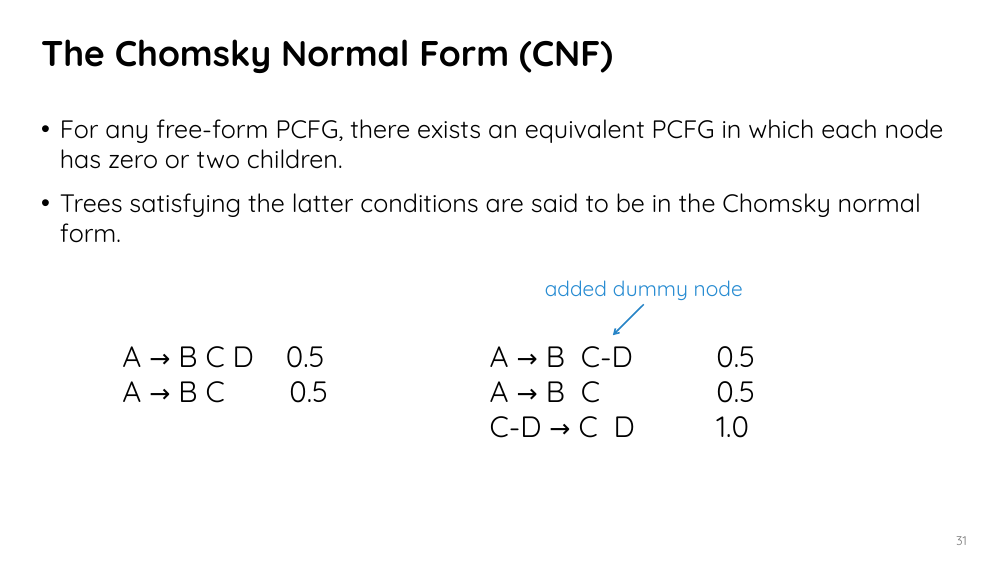
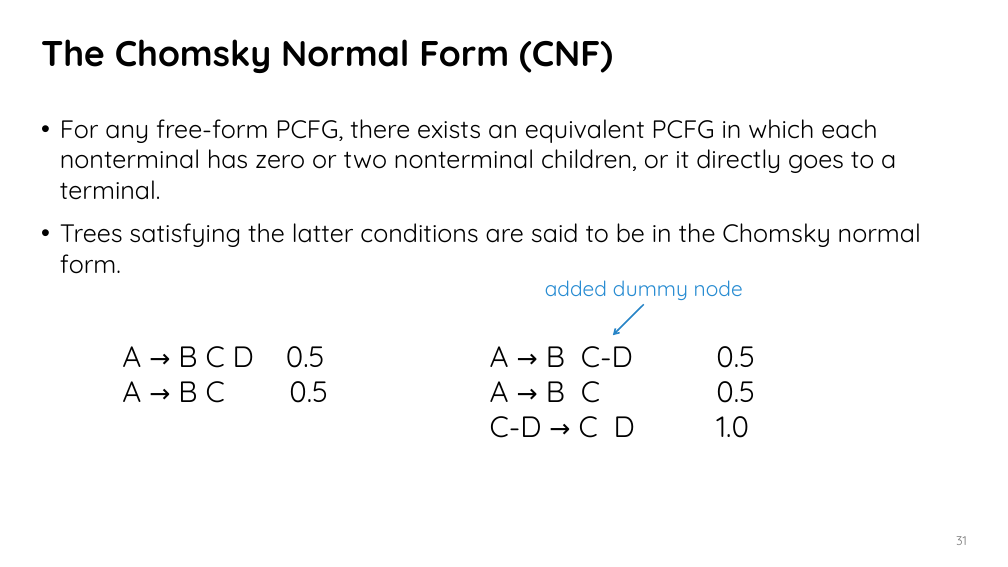
Before and after one commit to waterloo-nlp/intro-to-nlp-material, a slide deck: slide 31 of slides/lect7-syntax.pptx. Drawn at 1008x567 pixels with LibreOffice and Linux fonts; fonts in the diff are those of the drawing. Boxes give left, top, right and bottom in pixels: in the first picture for what was removed or moved away, otherwise in the second. Text is boxed around its words. In the diff, an @@ line names an element or a change of style, - is before the commit and + after.

```diff
--- a/slides/lect7-syntax.pptx
+++ b/slides/lect7-syntax.pptx
@@ text at (60, 119, 896, 200): text changed @@
-• For any free-form PCFG, there exists an equivalent PCFG in which each node has zero or two children.
+• For any free-form PCFG, there exists an equivalent PCFG in which each nonterminal has zero or two nonterminal children, or it directly goes to a terminal.
```
Also in this commit, not shown: 1 other file.
